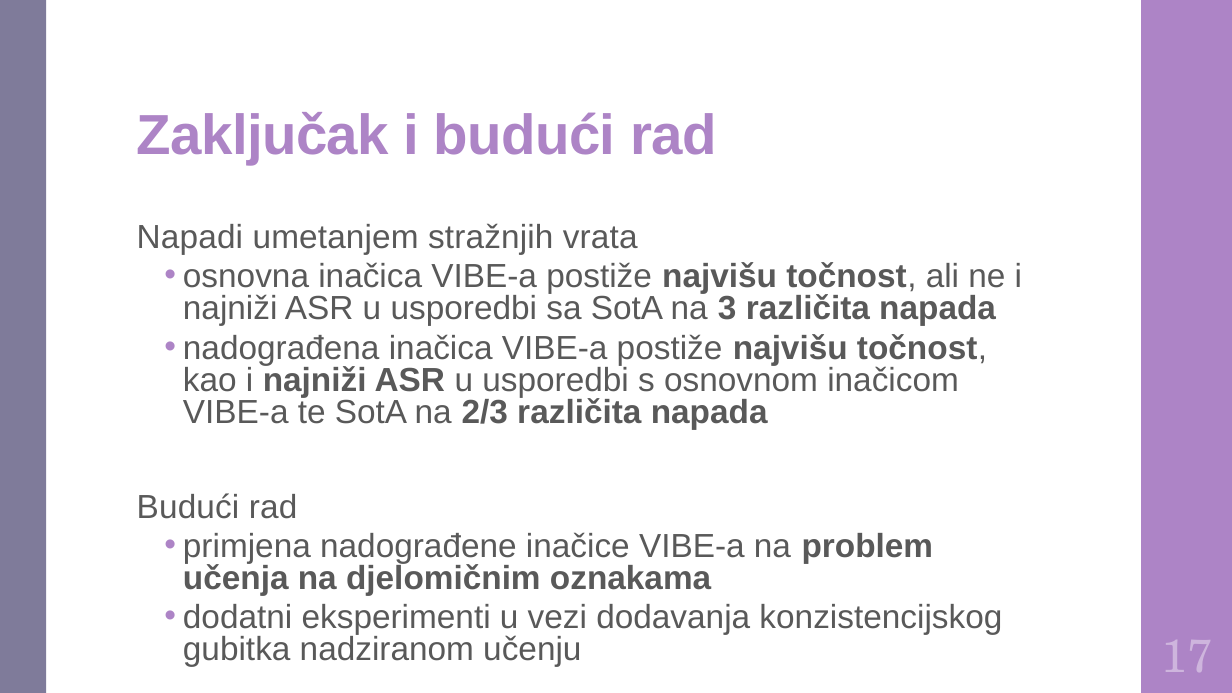
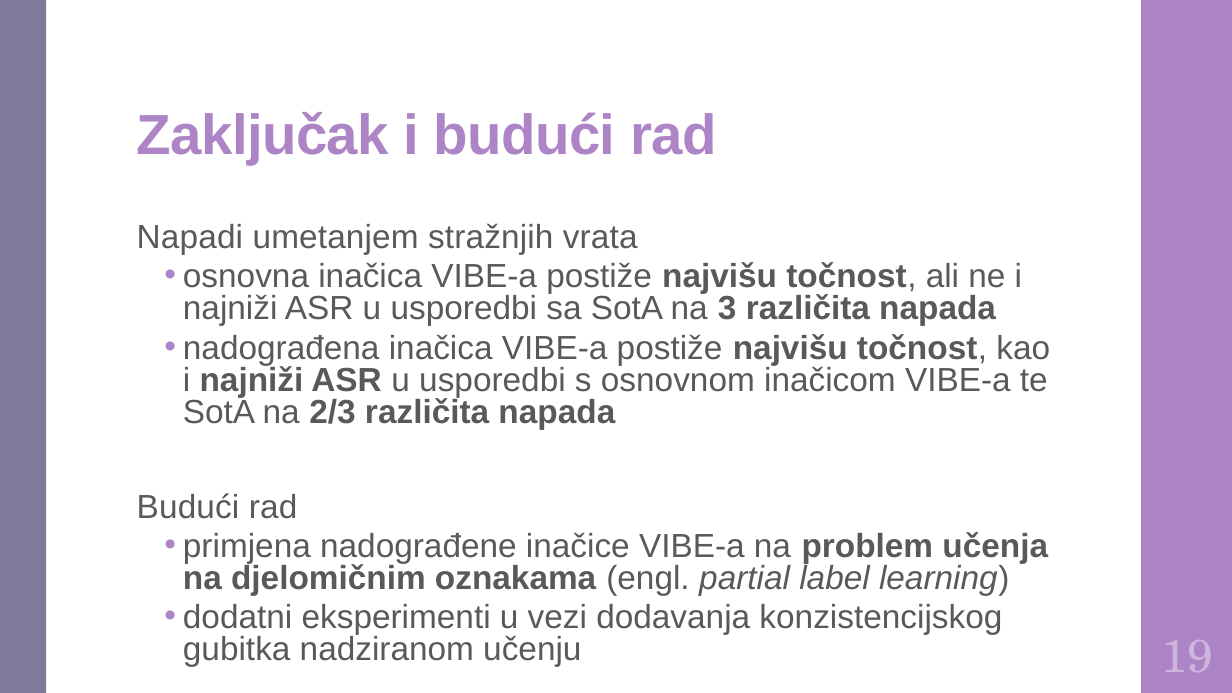
Before and after one commit to DomJamb/Diplomski-Rad-Doku, a slide deck: slide 22 of Prezentacija/Varijacijsko učenje na zašumljenim oznakama.pptx (slide 20 before the commit). Drawn at 1232x693 pixels with LibreOffice and Linux fonts; fonts in the diff are those of the drawing. Boxes give left, top, right and bottom in pixels: in the first picture for what was removed or moved away, otherwise in the second. Text is boxed around its words. In the diff, an @@ line names an element or a change of style, - is before the commit and + after.

```diff
--- a/Prezentacija/Varijacijsko učenje na zašumljenim oznakama.pptx
+++ b/Prezentacija/Varijacijsko učenje na zašumljenim oznakama.pptx
@@ text at (183, 532, 1048, 595): text changed @@
-  • primjena nadograđene inačice VIBE-a na problem učenja na djelomičnim oznakama
+  • primjena nadograđene inačice VIBE-a na problem učenja na djelomičnim oznakama (engl. partial label learning)
@@ text at (1162, 640, 1213, 672): text changed @@
-17
+19
```
Also in this commit, not shown: 16 other slides changed, 2 slides added, 1 other file.
